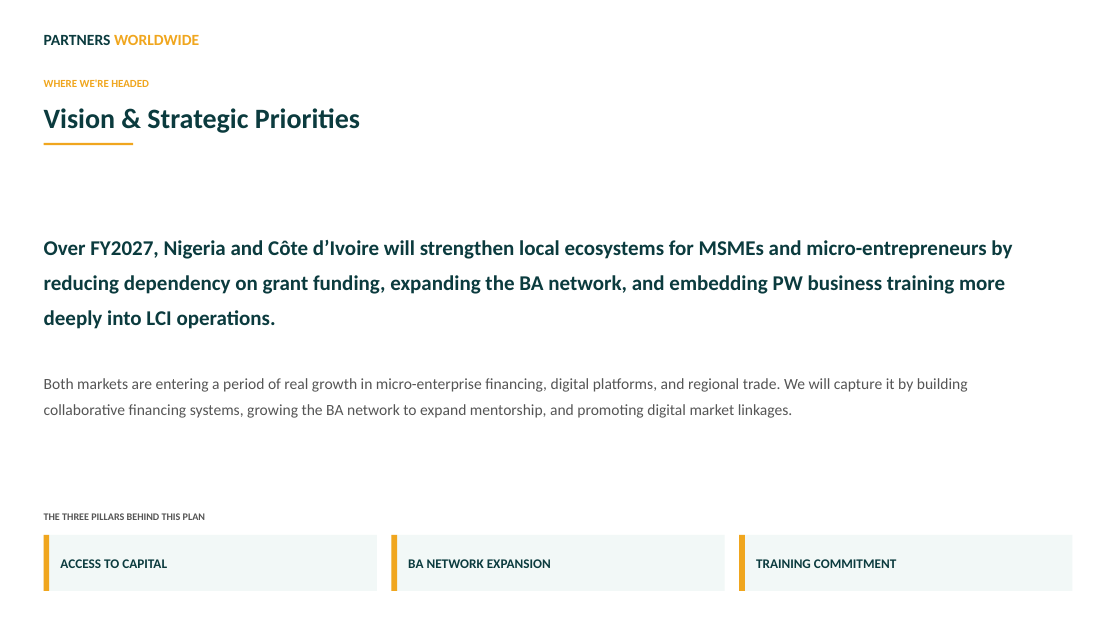
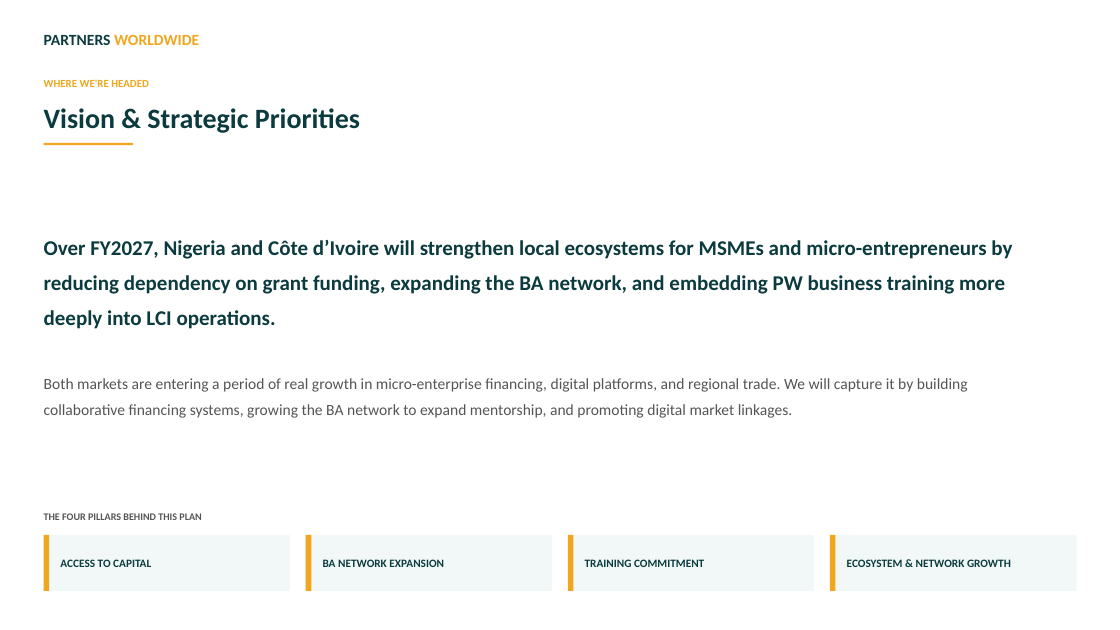
Before and after one commit to jakoyere-collab/NGO-Opportunities, a slide deck: slide 6 of deliverables/Nigeria_Cote_dIvoire_Country_Strategy.pptx. Drawn at 1120x630 pixels with LibreOffice and Linux fonts; fonts in the diff are those of the drawing. Boxes give left, top, right and bottom in pixels: in the first picture for what was removed or moved away, otherwise in the second. Text is boxed around its words. In the diff, an @@ line names an element or a change of style, - is before the commit and + after.

```diff
--- a/deliverables/Nigeria_Cote_dIvoire_Country_Strategy.pptx
+++ b/deliverables/Nigeria_Cote_dIvoire_Country_Strategy.pptx
@@ text at (44,513,201,520): text changed @@
-THE THREE PILLARS BEHIND THIS PLAN
+THE FOUR PILLARS BEHIND THIS PLAN
@@ rectangle: place and size @@
-rectangle at (44,535,377,591)
+rectangle at (44,535,290,591)
@@ rectangle: place and size @@
-rectangle at (391,535,397,591)
+rectangle at (306,535,311,591)
@@ rectangle: place and size @@
-rectangle at (391,535,725,591)
+rectangle at (306,535,552,591)
@@ text "BA NETWORK EXPANSION": place and size @@
-text "BA NETWORK EXPANSION" at (408,559,551,568)
+text "BA NETWORK EXPANSION" at (323,559,444,567)
@@ rectangle: place and size @@
-rectangle at (739,535,745,591)
+rectangle at (568,535,573,591)
@@ rectangle: place and size @@
-rectangle at (739,535,1072,591)
+rectangle at (568,535,814,591)
@@ size 17 to 14.5 pt; line spacing 1.08 to 1.1 in 3 elements at (60,559,151,567), (323,559,444,567), (585,559,704,567) @@
@@ text "TRAINING COMMITMENT": place and size @@
-text "TRAINING COMMITMENT" at (756,559,896,568)
+text "TRAINING COMMITMENT" at (585,559,704,567)
@@ rectangle added at (830,535,1076,591), fill #F2F8F7 @@
@@ rectangle added at (830,535,836,591), fill #F0A61E @@
@@ text added at (847,559,1011,567), 14.5 pt, text #0B3B3E, bold @@
+ECOSYSTEM & NETWORK GROWTH
```
Also in this commit, not shown: 2 other slides changed, 2 slides added, 1 other file.
